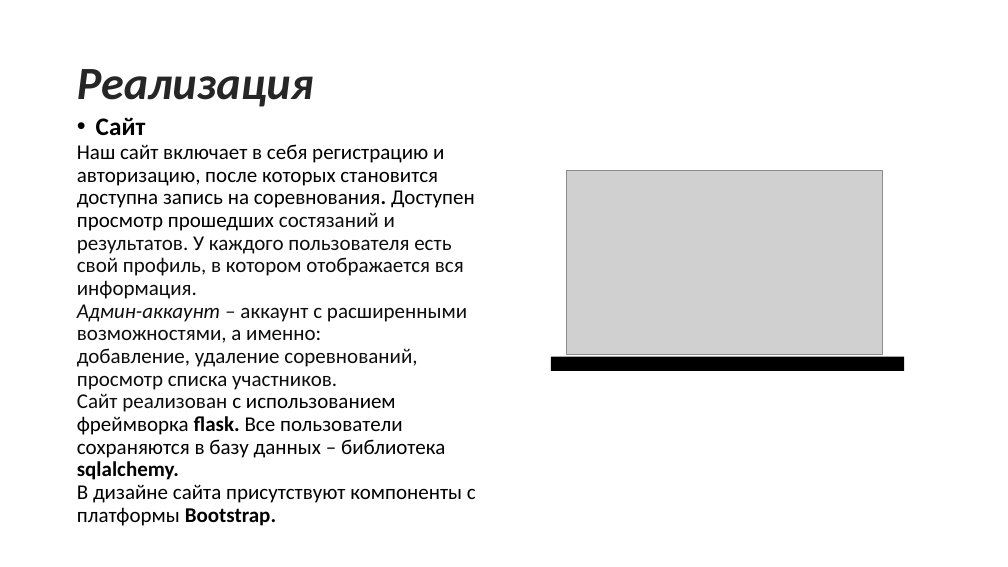
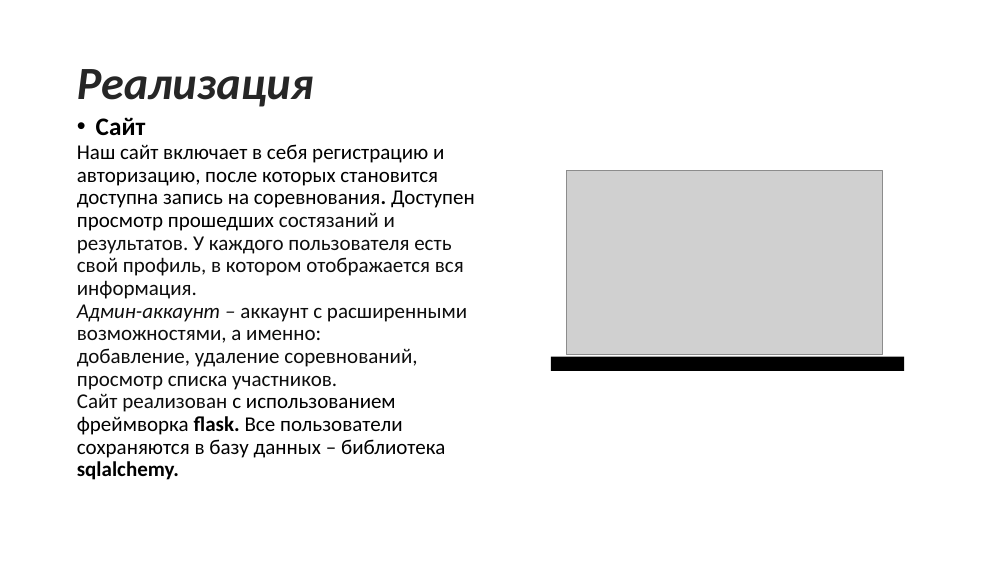
Before and after one commit to FerrariReci/barinova_rosha_pro, a slide deck: slide 3 of Презентация.pptx. Drawn at 1008x567 pixels with LibreOffice and Linux fonts; fonts in the diff are those of the drawing; grey boxes stand for pictures; background and template pictures are left out. Boxes give left, top, right and bottom in pixels: in the first picture for what was removed or moved away, otherwise in the second. Text is boxed around its words. In the diff, an @@ line names an element or a change of style, - is before the commit and + after.

```diff
--- a/Презентация.pptx
+++ b/Презентация.pptx
@@ text at box(77, 484, 476, 526): paragraph removed @@
-В дизайне сайта присутствуют компоненты с платформы Bootstrap.
```
Also in this commit, not shown: 4 other slides changed.
